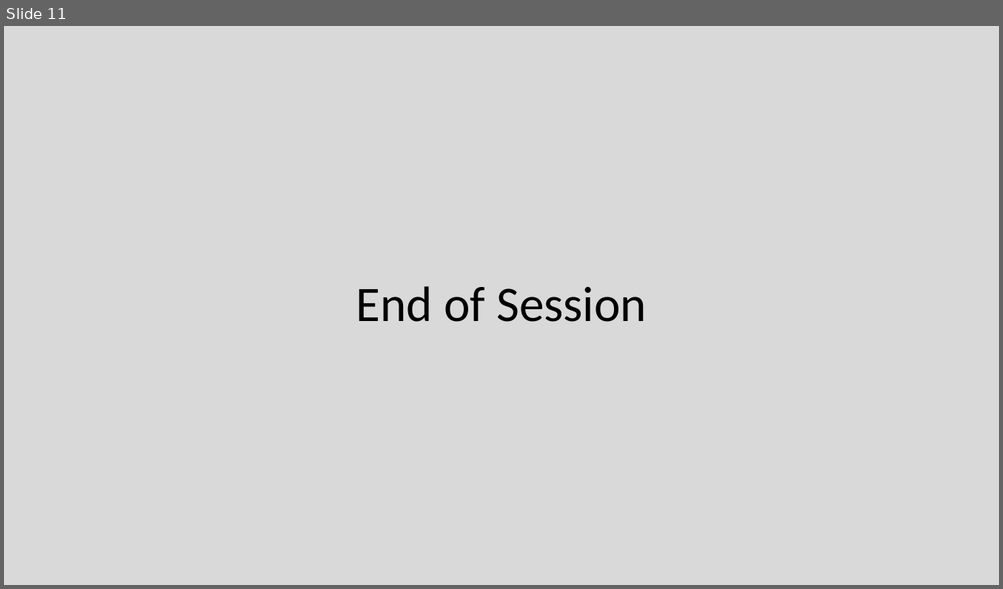
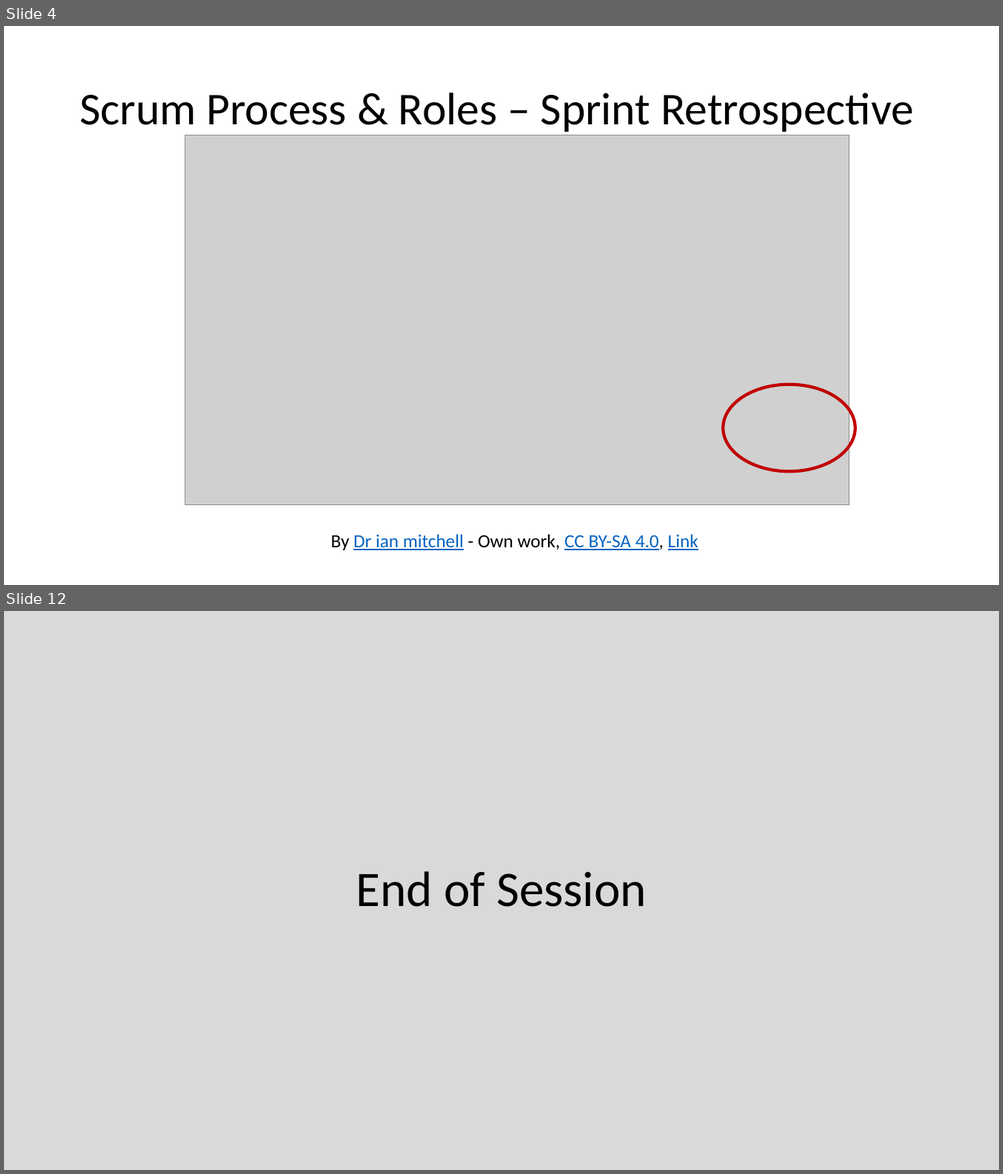
Before and after one commit to EricJPogue/CPSC-24500, a slide deck: lecture-slides/2019-09-06-oop.pptx. Shown one above the other, each under a label of ours: slide 11 before the commit, slides 4 and 12 after it; the slides between them are not shown. The pictures are 1003x589 and 1003x1174 pixels, drawn with LibreOffice and Linux fonts; fonts in the diff are those of the drawing; grey boxes stand for pictures. Boxes give left, top, right and bottom in pixels: in the first picture for what was removed or moved away, otherwise in the second. Text is boxed around its words. In the diff, an @@ line names an element or a change of style, - is before the commit and + after.

```diff
--- a/lecture-slides/2019-09-06-oop.pptx
+++ b/lecture-slides/2019-09-06-oop.pptx
@@ slide 4 added at (x1=4, y1=26, x2=999, y2=585), background #FFFFFF @@
@@ title added at (x1=79, y1=93, x2=913, y2=136), 44 pt, text #000000 @@
+Scrum Process & Roles – Sprint Retrospective
@@ picture added at (x1=185, y1=136, x2=849, y2=506) @@
@@ ellipse added at (x1=723, y1=385, x2=855, y2=472), outline #C00000 3 pt @@
@@ text added at (x1=331, y1=534, x2=698, y2=551), 18 pt, text #0563C1, underline @@
+By Dr ian mitchell - Own work, CC BY-SA 4.0, Link
@@ what was slide 11 is now slide 12 @@
```
Also in this commit, not shown: 4 slides changed, 9 other slides added, 6 slides removed, 3 other files.
